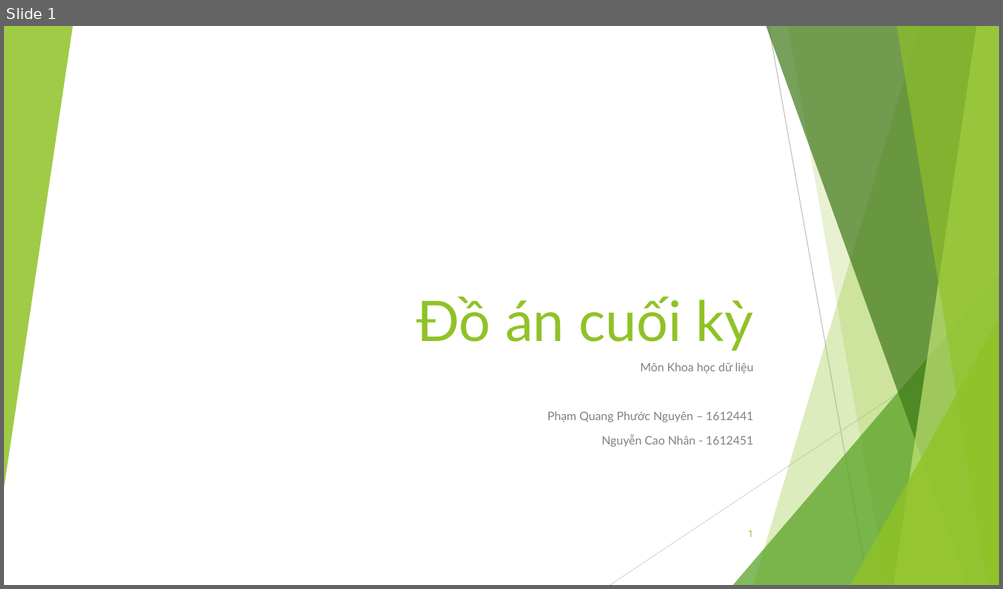
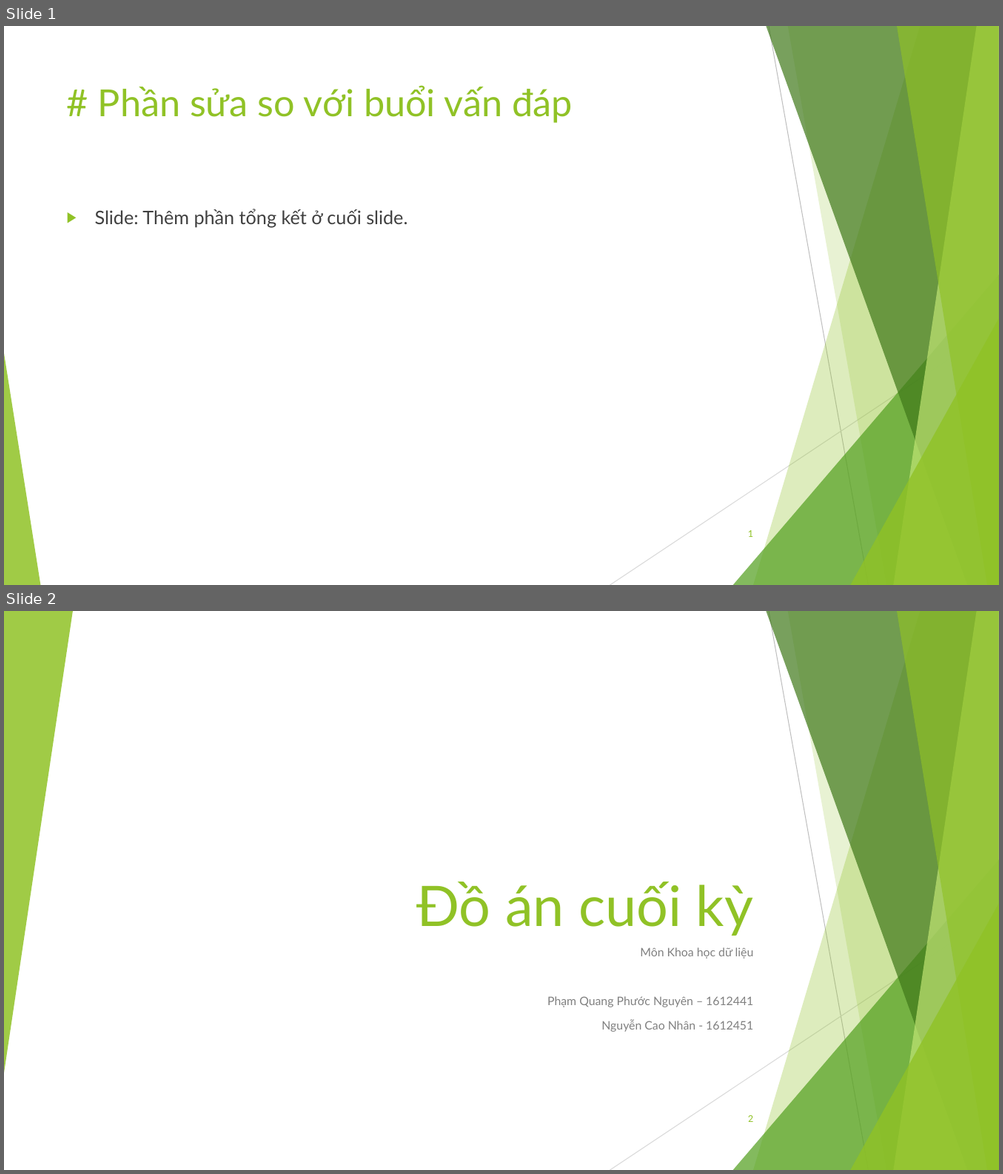
Before and after one commit to NhanCode/DataScienceFinalProject, a slide deck: DACK_Slide.pptx. Shown one above the other, each under a label of ours: slide 1 before the commit, slides 1 and 2 after it. The pictures are 1003x589 and 1003x1174 pixels, drawn with LibreOffice and Linux fonts; fonts in the diff are those of the drawing. Boxes give left, top, right and bottom in pixels: in the first picture for what was removed or moved away, otherwise in the second. Text is boxed around its words. In the diff, an @@ line names an element or a change of style, - is before the commit and + after.

Commit message:
Final. After oral meeting..

```diff
--- a/DACK_Slide.pptx
+++ b/DACK_Slide.pptx
@@ slide 1 added at [4, 26, 999, 585], background #FFFFFF; not listed: 9 template elements that a slide beside it also shows @@
@@ title added at [98, 85, 572, 123], 36 pt, text #90C226 @@
+# Phần sửa so với buổi vấn đáp
@@ text added at [95, 209, 407, 228], 18 pt, text #404040 @@
+▶ Slide: Thêm phần tổng kết ở cuối slide.
@@ triangle added at [4, 354, 40, 585], fill #90C226 at 85% opacity @@
@@ page number added at [748, 531, 753, 537], 9 pt, text #90C226 @@
+1
@@ what was slide 1 is now slide 2 @@
@@ page number at [748, 1116, 753, 1122]: text changed @@
-1
+2
```
